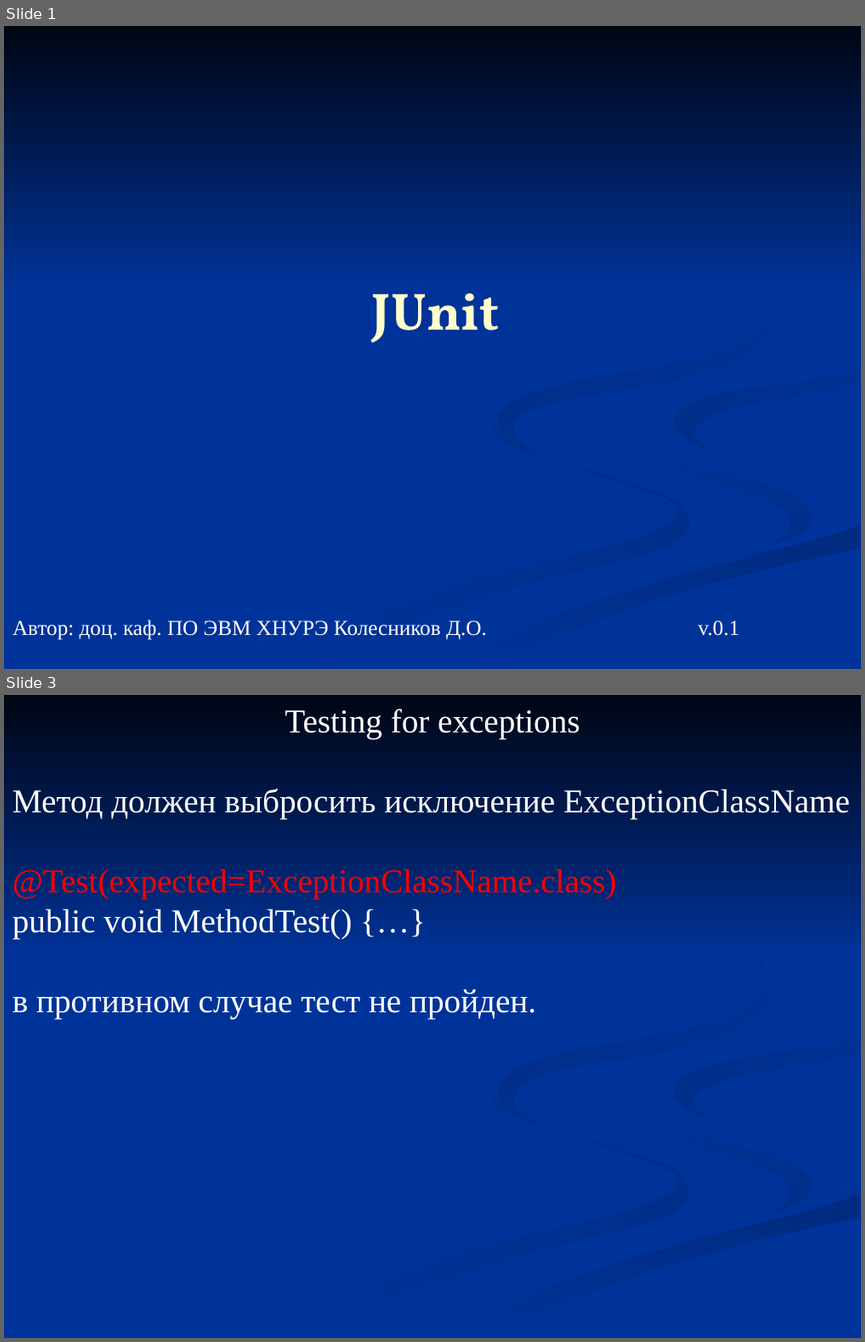
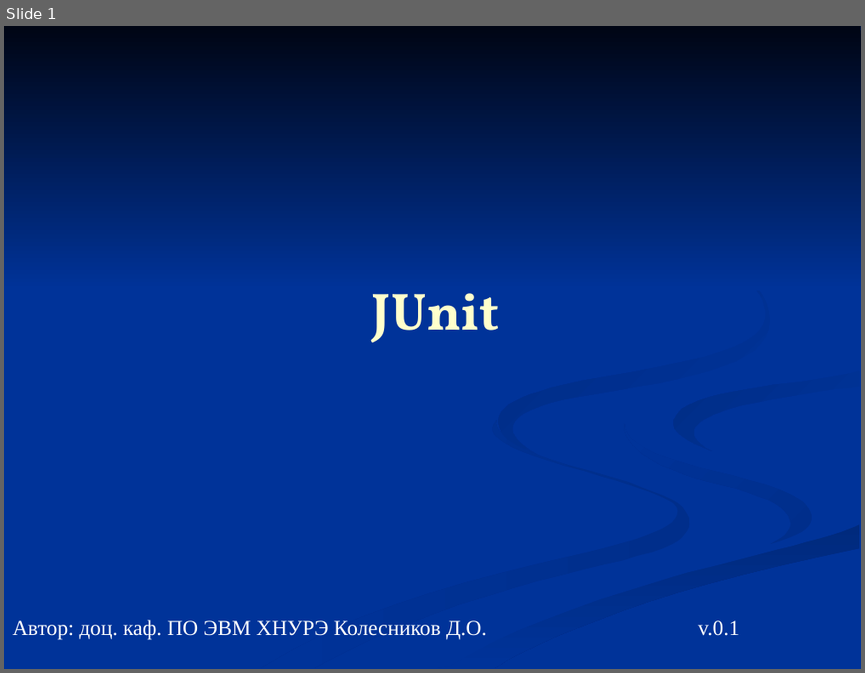
Before and after one commit to kostakoida/PrPrLab, a slide deck: PotomkinKostiantyn/06_junit.ppt. Shown one above the other, each under a label of ours: slides 1 and 3 before the commit, slide 1 after it; the slides between them are not shown. The pictures are 865x1342 and 865x673 pixels, drawn with LibreOffice and Linux fonts; fonts in the diff are those of the drawing. Boxes give left, top, right and bottom in pixels: in the first picture for what was removed or moved away, otherwise in the second. Text is boxed around its words. In the diff, an @@ line names an element or a change of style, - is before the commit and + after.

```diff
--- a/PotomkinKostiantyn/06_junit.ppt
+++ b/PotomkinKostiantyn/06_junit.ppt
@@ slide 3 removed at (4, 695, 861, 1338), background #003399; not listed: 7 template elements that a slide beside it also shows @@
@@ text removed at (12, 709, 850, 1019) @@
-Testing for exceptions
-Метод должен выбросить исключение ExceptionClassName
-@Test(expected=ExceptionClassName.class)
-public void MethodTest() {…}
-в противном случае тест не пройден.
```
Also in this commit, not shown: 9 other slides changed, 2 other slides removed, 1 other file.
